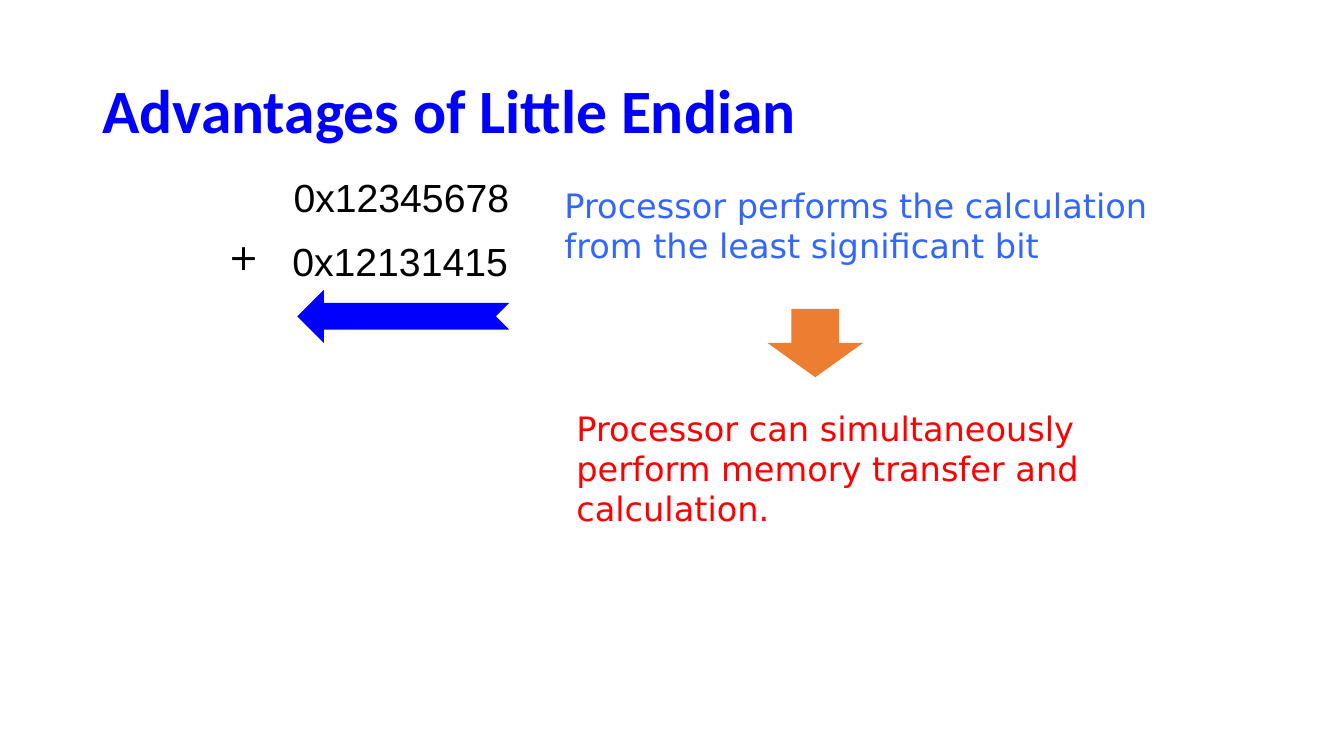
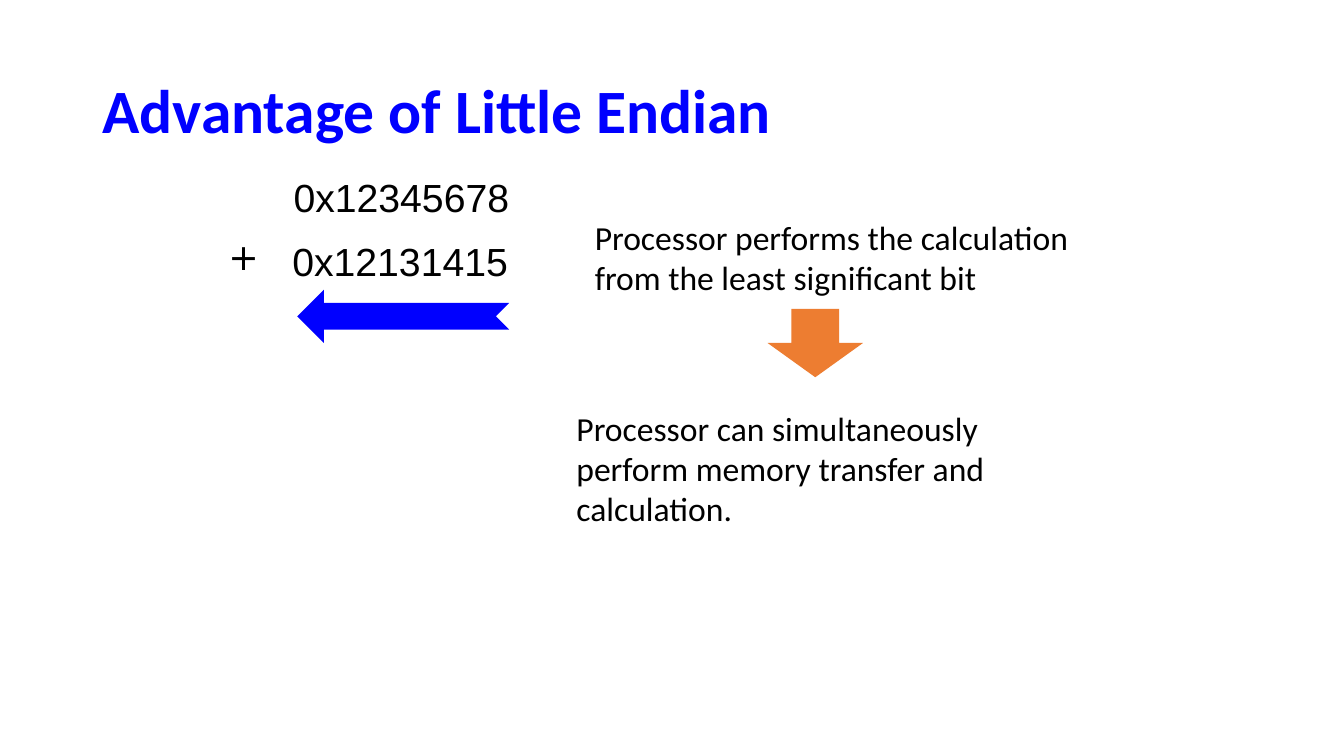
Before and after one commit to NYU-CSO/nyu-cso.github.io, a slide deck: slide 17 of notes/02-bits_bytes_int_cont.pptx. Drawn at 1344x756 pixels with LibreOffice and Linux fonts; fonts in the diff are those of the drawing. Boxes give left, top, right and bottom in pixels: in the first picture for what was removed or moved away, otherwise in the second. Text is boxed around its words. In the diff, an @@ line names an element or a change of style, - is before the commit and + after.

```diff
--- a/notes/02-bits_bytes_int_cont.pptx
+++ b/notes/02-bits_bytes_int_cont.pptx
@@ title at (102, 89, 770, 144): text changed @@
-Advantages of Little Endian
+Advantage of Little Endian
@@ text "Processor performs the calculation": place and size @@
-text "Processor performs the calculation" at (564, 192, 1147, 265)
+text "Processor performs the calculation" at (595, 226, 1068, 296)
@@ text "Processor performs the calculation" at (595, 226, 1068, 296): font DejaVu Sans to Calibri, text colour #3366FF to #000000 @@
@@ text "Processor can simultaneously" at (576, 417, 984, 522): font DejaVu Sans to Calibri, text colour #FF0000 to #000000 @@
```
Also in this commit, not shown: 14 other slides changed, 28 slides added, 4 slides removed, 2 other files.
